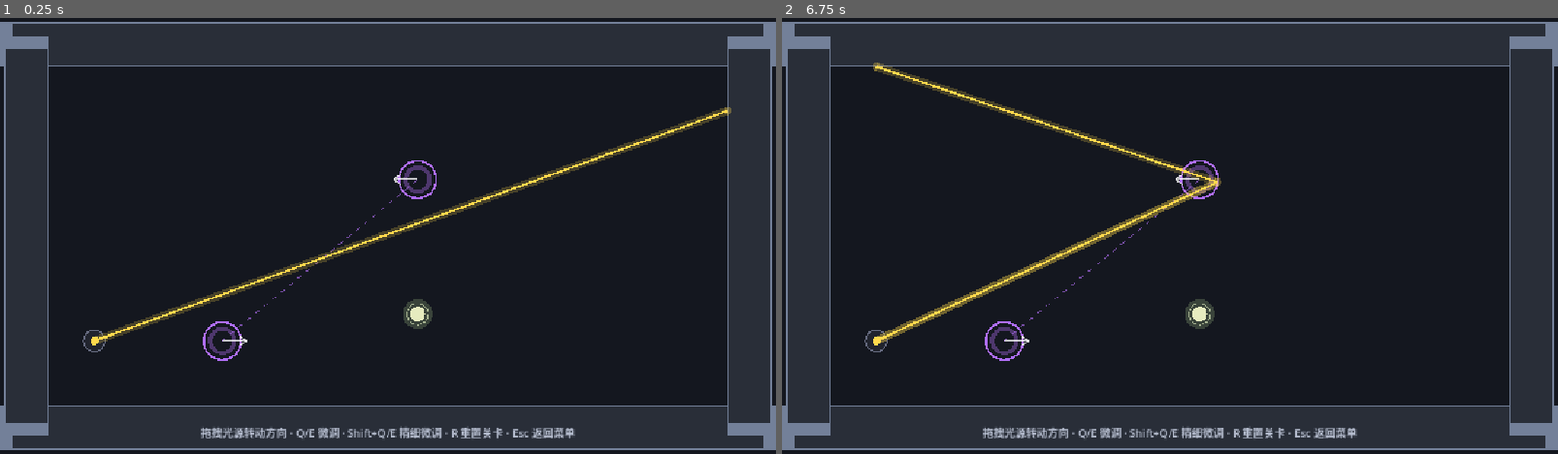
Above: before the commit, frames 1-2 (left to right).
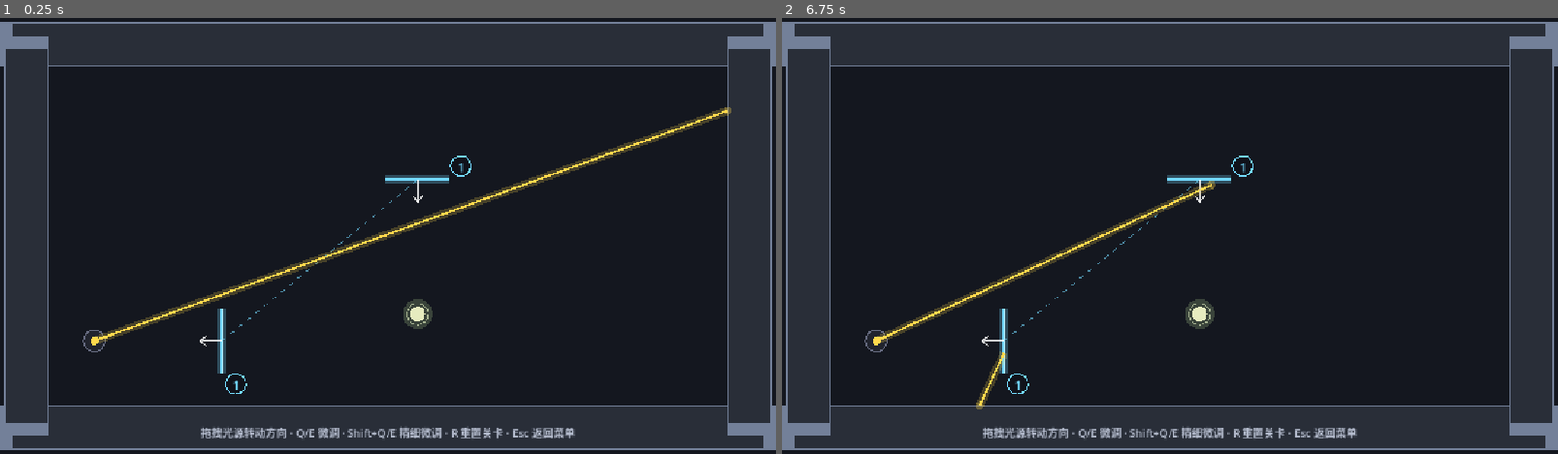
Above: after the commit, the same moments.

Repository: kzayabc01-byte/game
Game: Godot game, scene res://scenes/levels/level_05_传送门.tscn
The game is run twice, just before and just after one commit, with the same random seed, the same clock (stepped at 60 frames per second) and the same inputs. This scene is started directly instead of the project's main scene.
Inputs (mouse positions are in pixels of both pictures, inside the frame that each line leads up to):
- Up to frame 1 (0.25 s): no input
- Up to frame 2 (6.75 s): tap Enter at 0.5 s; move the mouse to (1340, 214) at 0.52 s; hold Right 0.53-1.25 s; tap Q (rotate_ccw) at 0.6, 6.6 s; click (1340, 214) at 0.67 s; tap Up at 0.77, 3.77 s; tap R (reset_level) every 0.75 s from 1.25 to 4.25 s; drag from (1014, 257) to (1201, 314) at 1.27 s; move the mouse to (1247, 140) at 2.02 s; hold Left 2.03-2.75 s; hold Shift 2.03-2.75 s; drag from (1131, 323) to (937, 170) at 2.77 s; move the mouse to (1402, 301) at 3.52 s; hold Right 3.53-4.25 s; tap Z at 3.6 s; drag from (937, 170) to (1201, 314) at 4.27 s; move the mouse to (1208, 236) at 5.02 s; hold Right 5.03-5.75 s; tap O at 5.1 s; click (1208, 236) at 5.17 s; drag from (1053, 127) to (1014, 257) at 5.77 s; move the mouse to (1340, 214) at 6.52 s; hold Left from 6.53 s (still down)

The runs differ from the first frame. In frame 1, 0.7% of the frame differs, in the area x 25-61%, y 31-87%; in frame 2, 2.3%, in the area x 11-61%, y 10-90%.

Commit message:
传送门bug

Diff:
--- a/blocks/portal/portal.gd
+++ b/blocks/portal/portal.gd
@@ -2,7 +2,9 @@
 class_name PortalBlock
 extends Portal
 
-## 传送门积木：薄壳，实现已并入 core/portal.gd（框架统一维护，
-## 含保角传送 / 镜像出射 / 自动互链）。碰撞层 5 由基类自动设置。
-## 参数：linked_portal、mirror_out、energy_cost、auto_link。
-## 示例关卡：level_05_传送门。
+## 传送门积木：薄壳，实现已并入 core/portal.gd（框架统一维护）。
+## 语义：一对平面 —— 从 A 面射入，从 B 面对应位置、对应方向射出
+## （切向保留、法向取反；mirror_out 时切向再取反）。
+## 参数：linked_portal（显式配对）或 pair_id（同 id 自动配对）、
+##       mirror_out、one_way、energy_cost、auto_link。
+## 碰撞层 5 由基类自动设置。示例关卡：level_05_传送门。
--- a/blocks/portal/portal.tscn
+++ b/blocks/portal/portal.tscn
@@ -3,7 +3,8 @@
 [ext_resource type="Script" path="res://blocks/portal/portal.gd" id="1_script"]
 
 [sub_resource type="RectangleShape2D" id="RectangleShape2D_gate"]
-size = Vector2(8, 96)
+resource_local_to_scene = true
+size = Vector2(16, 96)
 
 [node name="Portal" type="StaticBody2D"]
 collision_layer = 16
--- a/core/portal.gd
+++ b/core/portal.gd
@@ -2,20 +2,48 @@
 class_name Portal
 extends OpticalSurface
 
-## 【组员接口】传送门基类（碰撞层 5）：光线从 A 进、从 B 出。一对门互设 linked_portal。
-## 出射方向默认“保角”：按两个门的旋转差旋转入射方向（进 A 的角度 = 出 B 的角度）；
-## 打开 mirror_out 则按出口法线镜像（能做“不可能光路”）。
+## 【组员接口】传送门基类（碰撞层 5）：一对**平面**，从 A 面射入 → 从 B 面的
+## 对应位置、对应方向射出。
+##
+## 几何约定（就是你看到的那个薄片）：
+##   平面法线 n = 本地 +X（get_normal），平面切向 t = 本地 +Y（get_tangent）。
+##   本地形状默认 16×96：长边是“平面”（可调 length），法线方向留一点厚度方便命中。
+##
+## 映射规则（A → B）：
+##   1. 入射方向在 A 的局部坐标里分解为 (切向 du, 法向 dv)；
+##   2. 到 B 时切向保留、法向取反：(du, -dv)；
+##      —— 所以“从 A 的正面射入”必然“从 B 的正面射出”，两边一致；
+##   3. 命中点的切向偏移 u 也保留：打在 A 面上方 20px，就从 B 面上方 20px 出来；
+##      门有多长，能接住的命中点就有多宽 —— 整块门面都能传送；
+##   4. mirror_out = true 时切向同时取反（u → -u、du → -du），做“不可能光路”。
+##
+## 配对（决定跟谁成对）：
+##   - linked_portal：显式指定（关卡里最稳，推荐）；
+##   - pair_id：给一对门填同一个 id，运行时会自动配对（多对门同场时不串门），
+##     同时这个 id 会显示在门上，方便玩家看出对应关系；
+##   - 两者都没有时，auto_link 才会退化为“最近的同类门”（自由放置兜底）。
+##   没配对的门会**吞掉光线**，并在门的占位外观上画红叉。
+##
 ## 每条光线对每个门只会穿越一次（防环由 RayCaster 负责）。
-## 自由放置时按“一对”作为一件道具，放下后靠 auto_link 自动互链。
 
 signal teleported(from: Portal, to: Portal)
 
 const PORTAL_GROUP := "portals"
+const MIN_NORMAL_COMPONENT := 0.0001  # 贴着平面滑过时不传送，避免抖动
 
 @export var linked_portal: Portal
+@export var pair_id: StringName = &""
 @export var mirror_out: bool = false
+## true = 只允许从正面（法线反方向）射入；从背面射入会被吞掉
+@export var one_way: bool = false
 @export_range(0.0, 0.9) var energy_cost: float = 0.2
 @export var auto_link: bool = true
+## 门面长度（沿切向）：整条都能传送
+@export var length: float = 96.0
+## 法线方向厚度：给“擦着门边飞过”的光留一点容错
+@export var thickness: float = 16.0
+
+var _warned_unlinked: bool = false
 
 
 func _enter_tree() -> void:
@@ -25,41 +53,128 @@
 
 
 func _ready() -> void:
-	if not Engine.is_editor_hint() and auto_link and linked_portal == null:
-		_auto_link_nearest()
-
-
-## 门的“正面”方向（本地 +X）在世界坐标下的朝向
+	_apply_shape()
+	if Engine.is_editor_hint():
+		return
+	# 显式配对：把对端也指回来，避免“只有一边认人”的半截状态
+	if linked_portal != null and linked_portal != self:
+		if linked_portal.linked_portal == null:
+			linked_portal.linked_portal = self
+		return
+	_try_auto_pair()
+
+
+## 让碰撞体跟 length / thickness 保持一致（运行时执行，避免弄脏编辑器里的场景）
+func _apply_shape() -> void:
+	if Engine.is_editor_hint():
+		return
+	var shape_node := get_node_or_null("CollisionShape2D") as CollisionShape2D
+	if shape_node == null or not shape_node.shape is RectangleShape2D:
+		return
+	(shape_node.shape as RectangleShape2D).size = Vector2(maxf(thickness, 2.0), maxf(length, 8.0))
+
+
+# ---------- 平面几何 ----------
+
+## 平面法线（本地 +X）在世界坐标下的方向：正面朝这边
+func get_normal() -> Vector2:
+	return Vector2.RIGHT.rotated(global_rotation)
+
+
+## 平面切向（本地 +Y）在世界坐标下的方向
+func get_tangent() -> Vector2:
+	return Vector2.DOWN.rotated(global_rotation)
+
+
+## 兼容旧名字（旧代码/文档里叫 facing）
 func get_facing() -> Vector2:
-	return Vector2.RIGHT.rotated(global_rotation)
+	return get_normal()
 
 
 func is_linked() -> bool:
-	return linked_portal != null and linked_portal != self
-
-
-## 计算从本门进入后、从另一门出来的方向
-func get_exit_direction(in_dir: Vector2) -> Vector2:
+	return linked_portal != null and linked_portal != self and is_instance_valid(linked_portal)
+
+
+# ---------- A → B 映射 ----------
+
+## 出射方向：切向保留、法向取反（镜像模式下切向再取反）
+func map_direction(in_dir: Vector2) -> Vector2:
 	if not is_linked():
 		return Vector2.ZERO
-	var out_dir := in_dir.rotated(linked_portal.global_rotation - global_rotation)
-	if mirror_out:
-		out_dir = out_dir.bounce(linked_portal.get_facing())
-	return out_dir
-
-
-## 光路契约入口：没配对的坏门吞掉光线（比穿透更安全，避免玩家白忙）
-func on_ray(in_dir: Vector2, _normal: Vector2, _hit_pos: Vector2, energy: float) -> Array[Dictionary]:
-	if not is_linked():
-		return []
-	var out_dir := get_exit_direction(in_dir)
+	var du := in_dir.dot(get_tangent())
+	var dv := in_dir.dot(get_normal())
+	var flip := -1.0 if mirror_out else 1.0
+	var exit_portal := linked_portal
+	var exit_dir := exit_portal.get_tangent() * (flip * du) + exit_portal.get_normal() * (-dv)
+	return exit_dir.normalized()
+
+
+## 出射点：命中点在 A 平面上的切向偏移，原样搬到 B 平面
+func map_point(hit_pos: Vector2) -> Vector2:
+	if not is_linked():
+		return hit_pos
+	var offset := (hit_pos - global_position).dot(get_tangent())
+	var flip := -1.0 if mirror_out else 1.0
+	return linked_portal.global_position + linked_portal.get_tangent() * (flip * offset)
+
+
+## 入射方向相对本平面的法向分量：<0 从正面射入，>0 从背面射入
+func get_approach_sign(in_dir: Vector2) -> float:
+	return in_dir.dot(get_normal())
+
+
+# ---------- 光路契约 ----------
+
+func on_ray(in_dir: Vector2, _normal: Vector2, hit_pos: Vector2, energy: float) -> Array[Dictionary]:
+	if not is_linked():
+		_warn_once_unlinked()
+		return []  # 没配对：吞掉光线（比穿透安全，避免玩家白忙）
+
+	var approach := get_approach_sign(in_dir)
+	if absf(approach) < MIN_NORMAL_COMPONENT:
+		return []  # 贴着平面滑过，不传送
+	if one_way and approach > 0.0:
+		return []  # 只允许从正面进
+
+	var out_dir := map_direction(in_dir)
 	var out_energy := energy * (1.0 - energy_cost)
 	if out_dir.length_squared() < 0.000001 or out_energy < RayCaster.MIN_ENERGY:
 		return []
-	# 从出口沿出射方向推出去一点，避免立刻又命中自己
-	var exit_pos := linked_portal.global_position + out_dir * 1.0
+
+	var exit_pos := map_point(hit_pos) + out_dir * RayCaster.BOUNCE_OFFSET
 	teleported.emit(self, linked_portal)
-	return [OpticalSurface.make_ray(exit_pos, out_dir, out_energy)]
+	var ray := OpticalSurface.make_ray(exit_pos, out_dir, out_energy)
+	ray["teleport"] = true  # 告诉光线系统：这里要断开折线，别把 A 和 B 连成一条直线
+	return [ray]
+
+
+# ---------- 配对 ----------
+
+func _try_auto_pair() -> void:
+	if pair_id != &"":
+		_pair_by_id()
+		return
+	if auto_link:
+		_auto_link_nearest()
+
+
+func _pair_by_id() -> void:
+	var candidates: Array[Portal] = []
+	for node in get_tree().get_nodes_in_group(PORTAL_GROUP):
+		var other := node as Portal
+		if other == null or other == self or other.pair_id != pair_id:
+			continue
+		if other.is_linked() and other.linked_portal != self:
+			continue
+		candidates.append(other)
+	if candidates.is_empty():
+		return  # 不在这里报警：等真的有光线打上来时再提示（on_ray 里）
+	# 按节点路径排序，保证同一份关卡每次运行配到同一扇门
+	candidates.sort_custom(func(a: Portal, b: Portal) -> bool:
+		return String(a.get_path()) < String(b.get_path()))
+	linked_portal = candidates[0]
+	if linked_portal.linked_portal == null:
+		linked_portal.linked_portal = self
 
 
 func _auto_link_nearest() -> void:
@@ -78,18 +193,122 @@
 		best.linked_portal = self
 
 
+func _warn_once_unlinked() -> void:
+	if _warned_unlinked:
+		return
+	_warned_unlinked = true
+	push_warning("传送门 %s 没有配对（检查 linked_portal 或 pair_id），光线会被它吞掉。" % name)
+
+
+# ---------- 编号与配对识别 ----------
+
+## 门的编号：优先用 pair_id；否则按节点路径给每对门一个稳定序号（1、2、3…）
+func get_pair_label() -> String:
+	if pair_id != &"":
+		return String(pair_id)
+	var index := get_pair_index()
+	return str(index) if index > 0 else "?"
+
+
+## 第几对（未配对为 0）。同一对门拿到同一个数字，且按节点路径稳定排序。
+func get_pair_index() -> int:
+	if not is_linked():
+		return 0
+	var target := _pair_key()
+	var seen: Dictionary = {}
+	var number := 0
+	for portal in _sorted_portals():
+		if not portal.is_linked():
+			continue  # 未配对的门不占编号
+		var key := portal._pair_key()
+		if not seen.has(key):
+			number += 1
+			seen[key] = number
+		if key == target:
+			return int(seen[key])
+	return 0
+
+
+## 配对颜色：同一对门同色；未配对固定红色（红色只用来表示“没配对”）
+const PAIR_COLORS: Array[Color] = [
+	Color(0.45, 0.85, 1.00),  # 天蓝
+	Color(0.55, 0.95, 0.55),  # 绿
+	Color(0.80, 0.62, 1.00),  # 紫
+	Color(1.00, 0.82, 0.40),  # 金
+	Color(0.45, 0.95, 0.90),  # 青
+	Color(0.95, 0.70, 0.95),  # 粉紫
+]
+
+
+func get_pair_color() -> Color:
+	if not is_linked():
+		return Color(0.95, 0.30, 0.35, 0.95)
+	var index := maxi(get_pair_index() - 1, 0)
+	return PAIR_COLORS[index % PAIR_COLORS.size()]
+
+
+func _pair_key() -> String:
+	if not is_linked():
+		return "self:%d" % get_instance_id()
+	var a := get_instance_id()
+	var b := linked_portal.get_instance_id()
+	return "pair:%d" % mini(a, b)
+
+
+func _sorted_portals() -> Array[Portal]:
+	var result: Array[Portal] = []
+	if not is_inside_tree():
+		return result
+	for node in get_tree().get_nodes_in_group(PORTAL_GROUP):
+		var portal := node as Portal
+		if portal != null:
+			result.append(portal)
+	# 按实例创建顺序排（不用节点名字符串排：@StaticBody2D@10 会排在 @9 前面）
+	result.sort_custom(func(a: Portal, b: Portal) -> bool:
+		return a.get_instance_id() < b.get_instance_id())
+	return result
+
+
+# ---------- 占位外观 ----------
+
 func _draw() -> void:
-	var color := Color(0.72, 0.45, 1.0, 0.95)
-	# 门框（竖直椭圆环）
-	draw_arc(Vector2.ZERO, 28.0, 0.0, TAU, 24, color, 3.0)
-	draw_arc(Vector2.ZERO, 18.0, 0.0, TAU, 20, Color(0.72, 0.45, 1.0, 0.35), 6.0)
-	# 朝向箭头
-	draw_line(Vector2.ZERO, get_facing() * 36.0, Color(1.0, 1.0, 1.0, 0.75), 2.0)
-	draw_line(get_facing() * 36.0, get_facing() * 26.0 + get_facing().orthogonal() * 7.0,
-			Color(1.0, 1.0, 1.0, 0.75), 2.0)
-	draw_line(get_facing() * 36.0, get_facing() * 26.0 - get_facing().orthogonal() * 7.0,
-			Color(1.0, 1.0, 1.0, 0.75), 2.0)
-	# 与另一端相连的虚线（编辑器里一眼看出配对关系）
-	if is_linked():
+	var half_len := maxf(length, 8.0) * 0.5
+	var color := get_pair_color()
+	var linked := is_linked()
+
+	# 门面：一条长线 + 外发光，长度 = length（整条都能传送）
+	draw_line(Vector2(0.0, -half_len), Vector2(0.0, half_len), Color(color, 0.28), 12.0)
+	draw_line(Vector2(0.0, -half_len), Vector2(0.0, half_len), color, 5.0)
+	draw_line(Vector2(0.0, -half_len), Vector2(0.0, half_len), Color(1, 1, 1, 0.45), 1.5)
+
+	# 法线箭头（指向“正面”）
+	var normal := Vector2.RIGHT
+	draw_line(Vector2.ZERO, normal * 34.0, Color(1, 1, 1, 0.8), 2.0)
+	draw_line(normal * 34.0, normal * 24.0 + normal.orthogonal() * 7.0, Color(1, 1, 1, 0.8), 2.0)
+	draw_line(normal * 34.0, normal * 24.0 - normal.orthogonal() * 7.0, Color(1, 1, 1, 0.8), 2.0)
+
+	# 单向标记：背面画一道短横
+	if one_way:
+		draw_line(Vector2(-10.0, -10.0), Vector2(-2.0, 10.0), Color(1, 0.85, 0.4, 0.9), 2.0)
+
+	# 未配对：红叉
+	if not linked:
+		draw_line(Vector2(-8.0, -8.0), Vector2(8.0, 8.0), Color(1, 0.35, 0.35, 0.9), 2.0)
+		draw_line(Vector2(-8.0, 8.0), Vector2(8.0, -8.0), Color(1, 0.35, 0.35, 0.9), 2.0)
+
+	# 编号：门面外侧角落的小圆牌。用世界朝向绘制，门旋转 180° 时数字也不会倒过来。
+	var label := get_pair_label()
+	var font := ThemeDB.fallback_font
+	if font != null and not label.is_empty():
+		draw_set_transform(Vector2(-20.0, -(half_len + 16.0)), -global_rotation, Vector2.ONE)
+		draw_circle(Vector2.ZERO, 15.0, Color(0.06, 0.07, 0.10, 0.9))
+		draw_arc(Vector2.ZERO, 15.0, 0.0, TAU, 24, color, 2.0)
+		var text_size := font.get_string_size(label, HORIZONTAL_ALIGNMENT_LEFT, -1, 18)
+		draw_string(font, Vector2(-text_size.x * 0.5, text_size.y * 0.34), label,
+				HORIZONTAL_ALIGNMENT_LEFT, -1, 18, color)
+		draw_set_transform(Vector2.ZERO, 0.0, Vector2.ONE)
+
+	# 与对端相连的虚线
+	if linked:
 		draw_dashed_line(Vector2.ZERO, to_local(linked_portal.global_position),
-				Color(0.72, 0.45, 1.0, 0.35), 1.5, 8.0)
+				Color(color, 0.35), 1.5, 8.0)
--- a/core/ray_caster.gd
+++ b/core/ray_caster.gd
@@ -205,7 +205,11 @@
 			continue
 		var out_color: Color = out.get("color", ray.color)  # 契约扩展字段：变色机关用
 		var out_origin: Vector2 = out.get("origin", hit_pos)
-		queue.append(_continue_ray(ray, out_origin, out_dir, out_color, out_energy, per_segment))
+		# 传送门会在出射光线里标 teleport：这里必须断成两份折线，
+		# 否则渲染器会把“进 A”和“出 B”连成一条穿过整个场景的直线。
+		var breaks_path := bool(out.get("teleport", false))
+		queue.append(_continue_ray(ray, out_origin, out_dir, out_color, out_energy,
+				per_segment or breaks_path))
 		spawned += 1
 
 
--- a/project.godot
+++ b/project.godot
@@ -16,7 +16,7 @@
 
 config/name="光线游戏"
 run/main_scene="res://scenes/main/main.tscn"
-config/features=PackedStringArray("4.4")
+config/features=PackedStringArray("4.7")
 config/icon="res://icon.svg"
 
 [autoload]
--- a/scenes/levels/level_05_传送门.tscn
+++ b/scenes/levels/level_05_传送门.tscn
@@ -17,6 +17,7 @@
 
 [node name="PortalA" parent="Blocks" instance=ExtResource("5_portal")]
 position = Vector2(330, 480)
+rotation = 3.1416
 linked_portal = NodePath("../PortalB")
 
 [node name="PortalB" parent="Blocks" instance=ExtResource("5_portal")]
--- a/tests/mechanism_test.gd
+++ b/tests/mechanism_test.gd
@@ -43,9 +43,11 @@
 	_check("阶段2 分光：下支路接收区点亮", recv_lower.is_lit())
 	_check("阶段2 分光：光源移走后阶段1接收区熄灭", not recv_down.is_lit())
 
-	# —— 阶段 3：传送门（A 进 B 出，方向不变，双向互指）——
+	# —— 阶段 3：传送门（A 进 B 出，双向互指）——
+	# 平面语义：切向保留、法向取反。B 反向摆放（旋转 180°）才能让出射方向与入射一致。
 	var portal_a := _make_portal(Vector2(500, 500), null)
 	var portal_b := _make_portal(Vector2(500, 50), portal_a)
+	portal_b.rotation = PI
 	portal_a.linked_portal = portal_b
 	var recv_portal := _make_receiver(Vector2(650, 50))
 	_move_source(Vector2(100, 500), 0.0)
--- a/tests/portal_test.gd
+++ b/tests/portal_test.gd
@@ -1,15 +1,20 @@
 extends Node
 
-## 传送门单测：保角映射、镜像模式、未配对的坏门、自动互链。
+## 传送门单测：平面语义（切向保留 / 法向取反）、对应位置、两侧一致、
+## 单向、镜像、pair_id 配对、未配对吞光。
 ## 跑法：tools\dev.bat 40
 
 var _failed := 0
 
 
 func _ready() -> void:
-	_test_preserve_angle()
+	_test_plane_mapping()
+	_test_front_side()
+	_test_offset_preserved()
 	_test_mirror()
+	_test_one_way()
 	_test_unlinked()
+	await _test_pair_id()
 	await _test_auto_link()
 	print("")
 	if _failed == 0:
@@ -19,64 +24,153 @@
 	get_tree().quit(0 if _failed == 0 else 1)
 
 
-func _make_pair(exit_rotation: float) -> Array[Portal]:
+func _make_pair(entry_rotation: float, exit_rotation: float, exit_pos := Vector2(300.0, 0.0)) -> Array[Portal]:
 	var entry := Portal.new()
 	entry.position = Vector2.ZERO
+	entry.rotation = entry_rotation
 	var exit := Portal.new()
-	exit.position = Vector2(300.0, 0.0)
+	exit.position = exit_pos
 	exit.rotation = exit_rotation
 	entry.linked_portal = exit
+	exit.linked_portal = entry
 	return [entry, exit]
 
 
-func _test_preserve_angle() -> void:
+func _test_plane_mapping() -> void:
 	print("")
-	print("--- 保角映射 ---")
-	var pair := _make_pair(PI * 0.5)
-	var entry := pair[0]
-	var exit := pair[1]
+	print("--- 平面映射：同朝向的两扇门 ---")
+	var pair := _make_pair(0.0, 0.0)
+	var entry: Portal = pair[0]
 
+	# 光朝 +X 打向 A：A 法线也是 +X，属于“从背面射入”
 	var out := entry.on_ray(Vector2.RIGHT, Vector2.LEFT, Vector2.ZERO, 1.0)
 	_check("产生 1 条出射光线", out.size() == 1, "实际 %d 条" % out.size())
 	if out.size() != 1:
 		return
 
 	var dir: Vector2 = out[0]["dir"]
-	# Godot 屏幕坐标 Y 向下：+90° 旋转把 RIGHT 变成 DOWN
-	_check("出口旋转 90° → 出射朝下", dir.dot(Vector2.DOWN) > 0.99, "实际 %s" % dir)
-	var origin: Vector2 = out[0]["origin"]
-	_check("起点在出口附近", origin.distance_to(exit.global_position) < 3.0,
-			"实际 %s" % origin)
+	# 切向保留、法向取反：(1,0) → (-1,0)
+	_check("出射方向 = 法向取反（朝 -X）", dir.dot(Vector2.LEFT) > 0.99, "实际 %s" % dir)
 	_check("能量 = 0.8", absf(float(out[0]["energy"]) - 0.8) < 0.001,
 			"实际 %.3f" % float(out[0]["energy"]))
 
 
+func _test_front_side() -> void:
+	print("")
+	print("--- 正面进 → 正面出 ---")
+	# A 法线朝 -X（正面迎着朝 +X 的光），B 法线朝 +Y
+	var pair := _make_pair(PI, PI * 0.5)
+	var entry: Portal = pair[0]
+	var exit: Portal = pair[1]
+
+	_check("A 的正面迎着入射光", entry.get_approach_sign(Vector2.RIGHT) < 0.0)
+	var out := entry.on_ray(Vector2.RIGHT, Vector2.LEFT, Vector2.ZERO, 1.0)
+	if out.size() != 1:
+		_check("产生 1 条出射光线", false, "实际 %d 条" % out.size())
+		return
+	var dir: Vector2 = out[0]["dir"]
+	# 从 A 正面进 → 从 B 正面出（+nB = DOWN）
+	_check("从 B 的正面射出（朝下）", dir.dot(Vector2.DOWN) > 0.99, "实际 %s" % dir)
+	var origin: Vector2 = out[0]["origin"]
+	_check("起点在 B 平面附近", origin.distance_to(exit.global_position) < 2.0, "实际 %s" % origin)
+
+
+func _test_offset_preserved() -> void:
+	print("")
+	print("--- 对应位置：打在 A 上方，就从 B 上方出来 ---")
+	var pair := _make_pair(0.0, 0.0, Vector2(300.0, 0.0))
+	var entry: Portal = pair[0]
+	# A 的切向 = DOWN，所以“上方”是 -Y（offset = -30）
+	var hit := entry.global_position - Vector2.DOWN * 30.0
+	var exit_point := entry.map_point(hit)
+	_check("map_point 切向偏移保持", absf(exit_point.y - (-30.0)) < 0.001,
+			"实际 %s" % exit_point)
+
+	var out := entry.on_ray(Vector2.RIGHT, Vector2.LEFT, hit, 1.0)
+	if out.size() != 1:
+		_check("产生 1 条出射光线", false)
+		return
+	var origin: Vector2 = out[0]["origin"]
+	_check("出射点也在 B 上方", origin.y < -25.0, "实际 %s" % origin)
+
+
 func _test_mirror() -> void:
 	print("")
-	print("--- 镜像模式 ---")
-	var pair := _make_pair(PI * 0.5)
-	pair[0].mirror_out = true
+	print("--- 镜像模式（不可能光路）---")
+	var pair := _make_pair(0.0, 0.0)
+	var entry: Portal = pair[0]
+	entry.mirror_out = true
 
-	var out := pair[0].on_ray(Vector2.RIGHT, Vector2.LEFT, Vector2.ZERO, 1.0)
-	_check("产生 1 条出射光线", out.size() == 1)
+	var in_dir := Vector2(0.8, 0.6).normalized()
+	var out := entry.on_ray(in_dir, Vector2.LEFT, Vector2.ZERO, 1.0)
 	if out.size() != 1:
+		_check("产生 1 条出射光线", false)
 		return
 	var dir: Vector2 = out[0]["dir"]
-	# 保角得到 (0,1)=DOWN，再关于出口法线 (0,1) 镜像 → (0,-1)=UP
-	_check("镜像后朝上", dir.dot(Vector2.UP) > 0.99, "实际 %s" % dir)
+	# 不镜像：(0.6, -0.8) 方向 → (-0.8, 0.6)；镜像后切向再反 → (-0.8, -0.6)
+	var expected := Vector2(-0.8, -0.6).normalized()
+	_check("镜像后切向取反", dir.dot(expected) > 0.99, "实际 %s" % dir)
+
+	var hit := Vector2(0.0, 25.0)
+	var mirrored_point := entry.map_point(hit)
+	_check("镜像后出射点也翻到另一侧", mirrored_point.y < 0.0, "实际 %s" % mirrored_point)
+
+
+func _test_one_way() -> void:
+	print("")
+	print("--- 单向门 ---")
+	var pair := _make_pair(0.0, 0.0)
+	var entry: Portal = pair[0]
+	entry.one_way = true
+
+	var from_back := entry.on_ray(Vector2.RIGHT, Vector2.LEFT, Vector2.ZERO, 1.0)
+	_check("从背面射入被吞掉", from_back.is_empty(), "实际 %d 条" % from_back.size())
+
+	var from_front := entry.on_ray(Vector2.LEFT, Vector2.RIGHT, Vector2.ZERO, 1.0)
+	_check("从正面射入可以传送", from_front.size() == 1, "实际 %d 条" % from_front.size())
 
 
 func _test_unlinked() -> void:
 	print("")
 	print("--- 未配对的坏门 ---")
 	var lonely := Portal.new()
+	lonely.position = Vector2.ZERO
 	var out := lonely.on_ray(Vector2.RIGHT, Vector2.LEFT, Vector2.ZERO, 1.0)
 	_check("未配对时吞掉光线", out.is_empty(), "实际 %d 条" % out.size())
 
 
+func _test_pair_id() -> void:
+	print("")
+	print("--- pair_id 配对（多对门同场不乱配）---")
+	var a := Portal.new()
+	a.position = Vector2(0.0, 0.0)
+	a.pair_id = &"red"
+	var b := Portal.new()
+	b.position = Vector2(500.0, 0.0)
+	b.pair_id = &"red"
+	var c := Portal.new()
+	c.position = Vector2(60.0, 0.0)   # 离 A 更近，但 pair_id 不同
+	c.pair_id = &"blue"
+	c.auto_link = false
+	add_child(a)
+	add_child(b)
+	add_child(c)
+	await get_tree().process_frame
+
+	_check("A 配到同 id 的 B（而不是更近的 C）", a.linked_portal == b,
+			"实际 %s" % ("null" if a.linked_portal == null else a.linked_portal.name))
+	_check("B 也指回 A", b.linked_portal == a)
+	_check("C 保持未配对", c.linked_portal == null)
+
+	a.queue_free()
+	b.queue_free()
+	c.queue_free()
+	await get_tree().process_frame
+
+
 func _test_auto_link() -> void:
 	print("")
-	print("--- 自动互链（自由放置用）---")
+	print("--- 没填 pair_id 时的兜底：最近的同类门 ---")
 	var a := Portal.new()
 	a.position = Vector2(0.0, 0.0)
 	var b := Portal.new()
@@ -88,6 +182,7 @@
 	_check("B 自动连回 A", b.linked_portal == a)
 	a.queue_free()
 	b.queue_free()
+	await get_tree().process_frame
 
 
 func _check(label: String, ok: bool, detail := "") -> void:
--- /dev/null
+++ b/tests/portal_trace_test.gd
@@ -0,0 +1,136 @@
+extends Node
+
+## 传送门“看得见”的验证：
+##  1. 传送处必须断开折线，不能把入口 A 和出口 B 连成一条直线（这就是截图里的假光线）；
+##  2. 整块门面都能传送：打在门面上方 40px（仍在门长范围内）也要从 B 的对应位置出来；
+##  3. 打偏到门面之外就正常穿过去（不该被门旁边的空气传送）。
+## 跑法：tools\dev.bat 40
+
+var _failed := 0
+var _a: Portal
+var _b: Portal
+var _receiver: Area2D
+
+
+func _ready() -> void:
+	await get_tree().physics_frame
+
+	_a = _make_portal(Vector2(300, 300), 0.0)
+	_b = _make_portal(Vector2(500, 300), PI)
+	_a.linked_portal = _b
+	_b.linked_portal = _a
+
+	_receiver = _make_receiver(Vector2(620, 260))
+
+	await get_tree().physics_frame
+	await get_tree().physics_frame
+	var space := get_viewport().find_world_2d().direct_space_state
+
+	# —— 命中门面中部 ——
+	var traces := RayCaster.trace_all(space, Vector2(100, 300), Vector2.RIGHT)
+	_check("中部命中：至少分成 2 段折线", traces.size() >= 2, "实际 %d 条" % traces.size())
+	_check("中部命中：没有“A→B”的长直线桥接", not _has_bridge(traces, Vector2(300, 300), Vector2(500, 300)))
+	_check("中部命中：有一条折线从 B 出发（x≈500）", _starts_near(traces, Vector2(500, 300), 4.0))
+
+	# —— 命中门面偏上 40px（仍在门长 96 内）——
+	var offset_traces := RayCaster.trace_all(space, Vector2(100, 340), Vector2.RIGHT)
+	_check("偏上命中：仍然传送", _starts_near(offset_traces, Vector2(500, 260), 6.0),
+			_str_points(offset_traces))
+	_check("偏上命中：出射后继续向右飞过 x=600", _has_point_beyond_x(offset_traces, 600.0),
+			_str_points(offset_traces))
+	_check("偏上命中：接收区被点亮", _receiver_hit(offset_traces))
+
+	# —— 打偏到门面之外（y=380，超出 96/2 + 厚度）——
+	var miss_traces := RayCaster.trace_all(space, Vector2(100, 380), Vector2.RIGHT)
+	_check("门面之外：不传送", not _starts_near(miss_traces, Vector2(500, 300), 10.0),
+			_str_points(miss_traces))
+
+	print("")
+	if _failed == 0:
+		print("TEST RESULT: PASS")
+	else:
+		print("TEST RESULT: FAIL（%d 项不通过）" % _failed)
+	get_tree().quit(0 if _failed == 0 else 1)
+
+
+func _make_portal(pos: Vector2, rotation_rad: float) -> Portal:
+	var portal := Portal.new()
+	portal.position = pos
+	portal.rotation = rotation_rad
+	var shape := CollisionShape2D.new()
+	var rect := RectangleShape2D.new()
+	rect.size = Vector2(16, 96)
+	shape.shape = rect
+	portal.add_child(shape)
+	add_child(portal)
+	return portal
+
+
+func _make_receiver(pos: Vector2) -> Area2D:
+	var area := Area2D.new()
+	area.position = pos
+	area.collision_layer = RayCaster.LAYER_RECEIVER
+	area.collision_mask = 0
+	var shape := CollisionShape2D.new()
+	var rect := RectangleShape2D.new()
+	rect.size = Vector2(30, 30)
+	shape.shape = rect
+	area.add_child(shape)
+	add_child(area)
+	return area
+
+
+## 是否出现“从 A 直连 B”的一段（相邻两点分别靠近 A 和 B）
+func _has_bridge(traces: Array, a: Vector2, b: Vector2) -> bool:
+	for trace in traces:
+		var points: PackedVector2Array = trace.segments
+		for i in range(points.size() - 1):
+			if points[i].distance_to(a) < 6.0 and points[i + 1].distance_to(b) < 6.0:
+				return true
+	return false
+
+
+func _starts_near(traces: Array, point: Vector2, tolerance: float) -> bool:
+	for trace in traces:
+		if trace.segments.size() > 0 and trace.segments[0].distance_to(point) < tolerance:
+			return true
+	return false
+
+
+func _any_point_near(traces: Array, point: Vector2, tolerance: float) -> bool:
+	for trace in traces:
+		for p in trace.segments:
+			if p.distance_to(point) < tolerance:
+				return true
+	return false
+
+
+func _has_point_beyond_x(traces: Array, x: float) -> bool:
+	for trace in traces:
+		for p in trace.segments:
+			if p.x > x:
+				return true
+	return false
+
+
+func _receiver_hit(traces: Array) -> bool:
+	for trace in traces:
+		for hit in trace.receiver_hits:
+			if hit.receiver == _receiver:
+				return true
+	return false
+
+
+func _str_points(traces: Array) -> String:
+	var out := ""
+	for trace in traces:
+		out += str(trace.segments) + " "
+	return out
+
+
+func _check(label: String, ok: bool, detail := "") -> void:
+	if ok:
+		print("  [OK]   %s" % label)
+	else:
+		_failed += 1
+		print("  [FAIL] %s   %s" % [label, detail])
--- /dev/null
+++ b/tests/portal_trace_test.tscn
@@ -0,0 +1,6 @@
+[gd_scene load_steps=2 format=3]
+
+[ext_resource type="Script" path="res://tests/portal_trace_test.gd" id="1"]
+
+[node name="PortalTraceTest" type="Node"]
+script = ExtResource("1")
--- a/tools/lint_blocks.gd
+++ b/tools/lint_blocks.gd
@@ -143,7 +143,7 @@
 		if (layer & LAYER_PORTAL) == 0:
 			_error(folder, "传送门应放层 5（当前碰撞层 %d）" % layer)
 		elif not (node as Portal).is_linked():
-			_warn(folder, "传送门没有预配 linked_portal（运行时会自动连最近的同类门）")
+			_warn(folder, "传送门没有配对：填 linked_portal 或 pair_id（都没有时会连最近的同类门，多对门容易串）")
 		else:
 			_ok(folder, "传送门 · 层 5")
 		return
Not shown, changed: icon.svg.import
Not shown, added: tests/portal_trace_test.gd.uid
Not shown, changed: 交接记录.md
Not shown, changed: 开发指南.md
Not shown, changed: 策划.md
